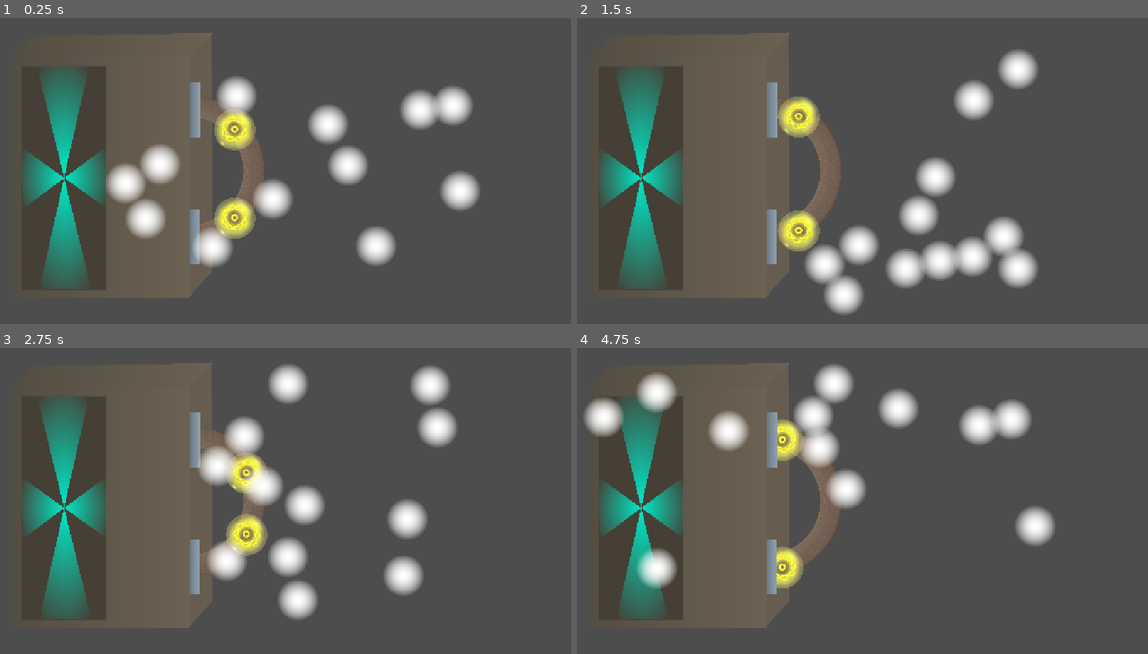
Above: before the commit, frames 1-4 (two rows, left to right).
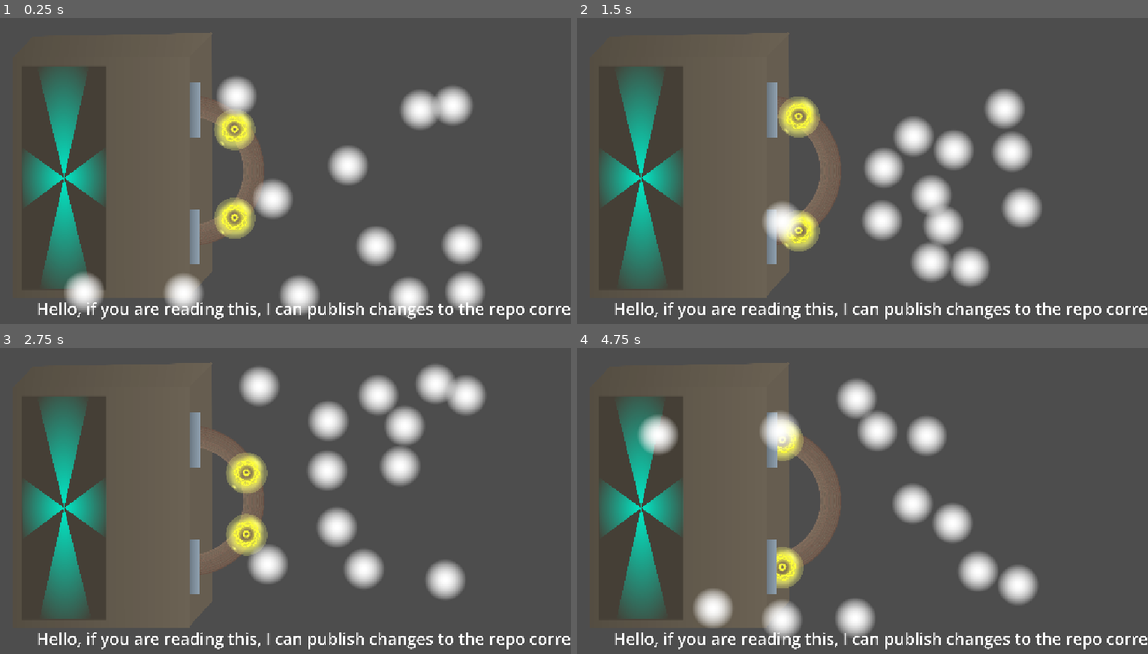
Above: after the commit, the same moments.

Repository: Thor3005/electranyon
Game: Godot game, scene res://Scenes/dathin.tscn
Two runs of this game, one before a commit and one after it. Both use one fixed random seed, a clock stepped at 60 frames per second and the inputs below.
Inputs:
- Up to frame 1 (0.25 s): no input
- Up to frame 2 (1.5 s): no input
- Up to frame 3 (2.75 s): no input
- Up to frame 4 (4.75 s): no input

The runs differ from the first frame. In frame 1, 9.3% of the frame differs, in the area x 6-100%, y 28-99%; in frame 2, 15%; in frame 3, 16%; in frame 4, 17%, in the area x 1-100%, y 5-99%.

Commit message:
Update dathin.tscn

Diff:
--- a/Scenes/dathin.tscn
+++ b/Scenes/dathin.tscn
@@ -103,7 +103,7 @@
 
 [node name="Particle6" type="CharacterBody2D" parent="." unique_id=704512480]
 z_index = 1
-position = Vector2(3138, 1072)
+position = Vector2(3919, 1849)
 script = ExtResource("3_5nx5k")
 
 [node name="CollisionShape2D" type="CollisionShape2D" parent="Particle6" unique_id=412796170]
@@ -125,7 +125,7 @@
 
 [node name="Particle8" type="CharacterBody2D" parent="." unique_id=1926655224]
 z_index = 1
-position = Vector2(923, 874)
+position = Vector2(362, 1821)
 script = ExtResource("3_5nx5k")
 
 [node name="CollisionShape2D" type="CollisionShape2D" parent="Particle8" unique_id=1793072627]
@@ -136,7 +136,7 @@
 
 [node name="Particle9" type="CharacterBody2D" parent="." unique_id=1579324946]
 z_index = 1
-position = Vector2(670, 1016)
+position = Vector2(1952, 1843)
 script = ExtResource("3_5nx5k")
 
 [node name="CollisionShape2D" type="CollisionShape2D" parent="Particle9" unique_id=2130614535]
@@ -147,7 +147,7 @@
 
 [node name="Particle10" type="CharacterBody2D" parent="." unique_id=624305502]
 z_index = 1
-position = Vector2(817, 1278)
+position = Vector2(3395, 1885)
 script = ExtResource("3_5nx5k")
 
 [node name="CollisionShape2D" type="CollisionShape2D" parent="Particle10" unique_id=659152079]
@@ -158,7 +158,7 @@
 
 [node name="Particle11" type="CharacterBody2D" parent="." unique_id=1981266056]
 z_index = 1
-position = Vector2(1313, 1489)
+position = Vector2(1097, 1829)
 script = ExtResource("3_5nx5k")
 
 [node name="CollisionShape2D" type="CollisionShape2D" parent="Particle11" unique_id=1944708225]
@@ -169,7 +169,7 @@
 
 [node name="Particle12" type="CharacterBody2D" parent="." unique_id=959346736]
 z_index = 1
-position = Vector2(2163, 579)
+position = Vector2(2760, 1856)
 script = ExtResource("3_5nx5k")
 
 [node name="CollisionShape2D" type="CollisionShape2D" parent="Particle12" unique_id=1318470606]
@@ -177,3 +177,11 @@
 
 [node name="Sprite2D" type="Sprite2D" parent="Particle12" unique_id=2141744340]
 texture = ExtResource("4_kii0l")
+
+[node name="Label" type="Label" parent="." unique_id=2134216905]
+offset_left = 193.0
+offset_top = 1980.0
+offset_right = 4339.0
+offset_bottom = 2145.0
+theme_override_font_sizes/font_size = 120
+text = "Hello, if you are reading this, I can publish changes to the repo correctly"
